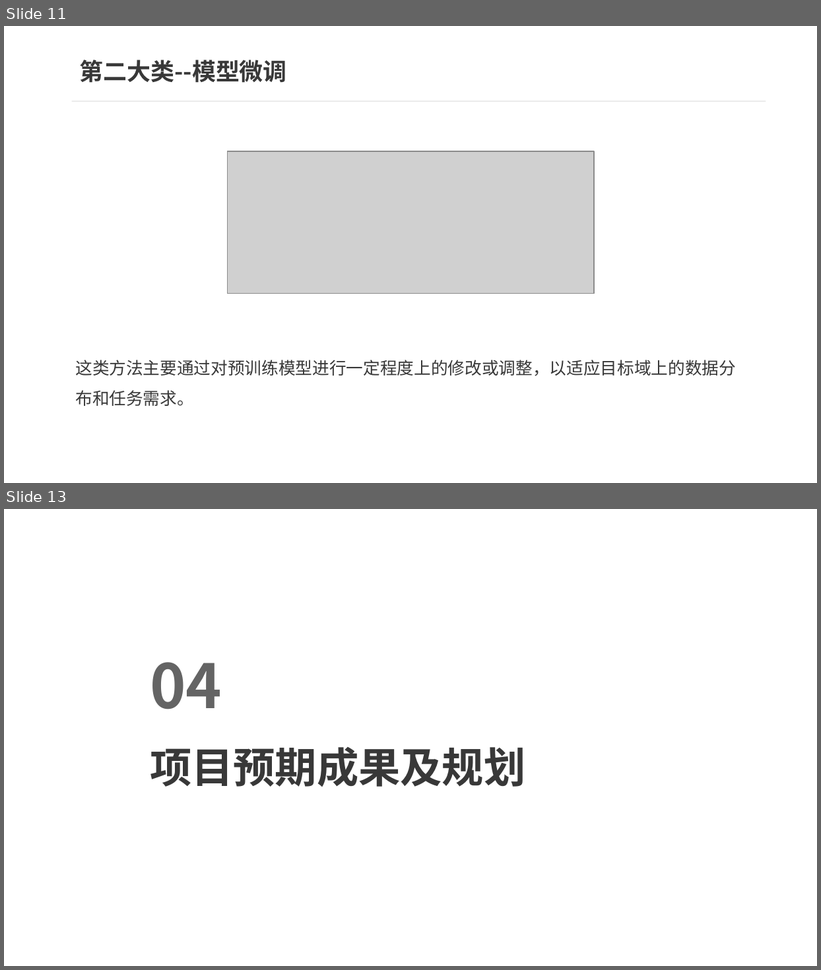
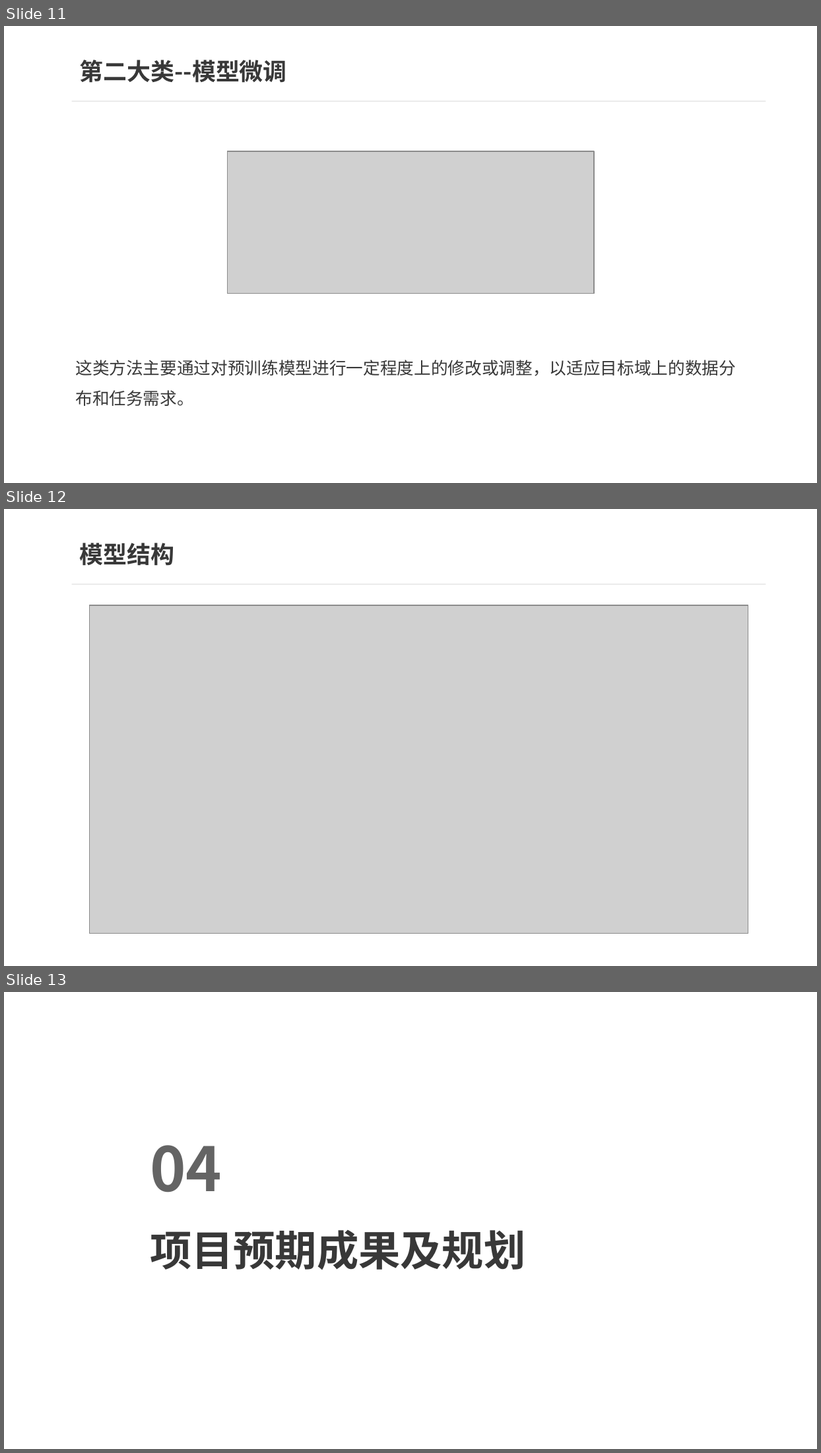
Before and after one commit to Buzzy0423/2023Spring_group_project, a slide deck: Presentation/Pre1/pre1_2.pptx. Shown one above the other, each under a label of ours: slides 11 and 13 before the commit, slides 11, 12 and 13 after it; the slides between them are not shown. The pictures are 821x970 and 821x1453 pixels, drawn with LibreOffice and Linux fonts; fonts in the diff are those of the drawing; grey boxes stand for pictures. Boxes give left, top, right and bottom in pixels: in the first picture for what was removed or moved away, otherwise in the second. Text is boxed around its words. In the diff, an @@ line names an element or a change of style, - is before the commit and + after.

```diff
--- a/Presentation/Pre1/pre1_2.pptx
+++ b/Presentation/Pre1/pre1_2.pptx
@@ slide 12 added at (4,509,817,966), background #FFFFFF @@
@@ text added at (80,543,175,565), 21 pt, text #383838, bold @@
+模型结构
@@ rectangle added at (71,584,766,584), fill #646464 @@
@@ picture added at (89,605,748,933) @@
```
Also in this commit, not shown: 1 slide changed, 1 other slide added, 2 slides removed, 3 other files.
